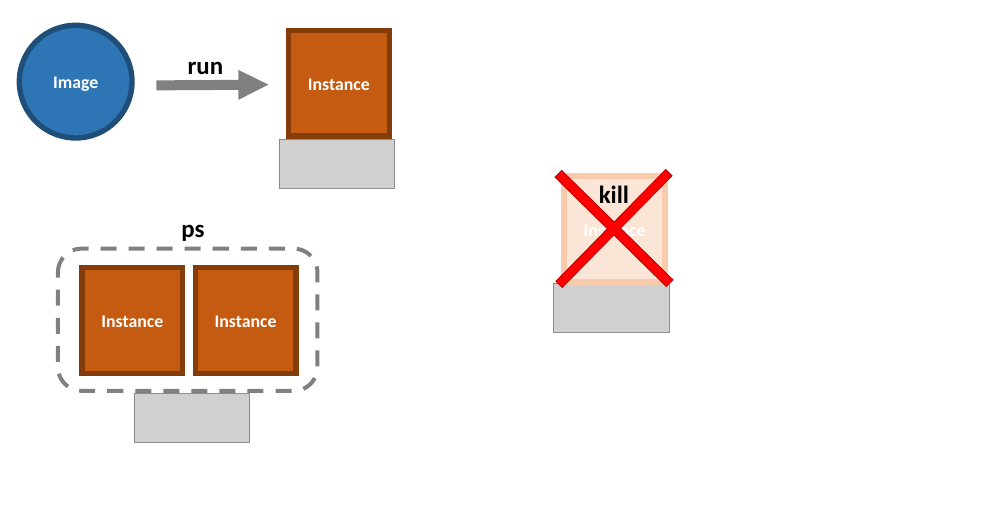
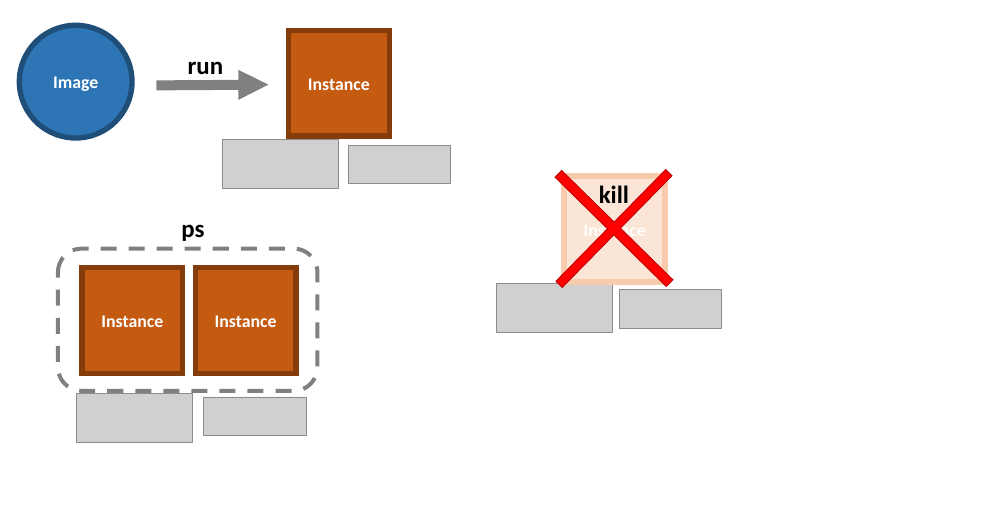
Before and after one commit to flyway/boxfuse.com, a slide deck: slide 11 of _sources/GettingStarted.pptx. Drawn at 1008x529 pixels with LibreOffice and Linux fonts; fonts in the diff are those of the drawing; grey boxes stand for pictures. Boxes give left, top, right and bottom in pixels: in the first picture for what was removed or moved away, otherwise in the second. Text is boxed around its words. In the diff, an @@ line names an element or a change of style, - is before the commit and + after.

```diff
--- a/_sources/GettingStarted.pptx
+++ b/_sources/GettingStarted.pptx
@@ picture: place and size @@
-picture at bbox=[279, 140, 395, 189]
+picture at bbox=[223, 140, 339, 189]
@@ picture added at bbox=[348, 145, 451, 184] @@
@@ picture: place and size @@
-picture at bbox=[554, 284, 669, 333]
+picture at bbox=[496, 284, 612, 333]
@@ picture added at bbox=[619, 289, 721, 328] @@
@@ picture: place and size @@
-picture at bbox=[134, 393, 250, 442]
+picture at bbox=[77, 393, 193, 442]
@@ picture added at bbox=[204, 397, 306, 436] @@
```
Also in this commit, not shown: 2 other slides changed.
